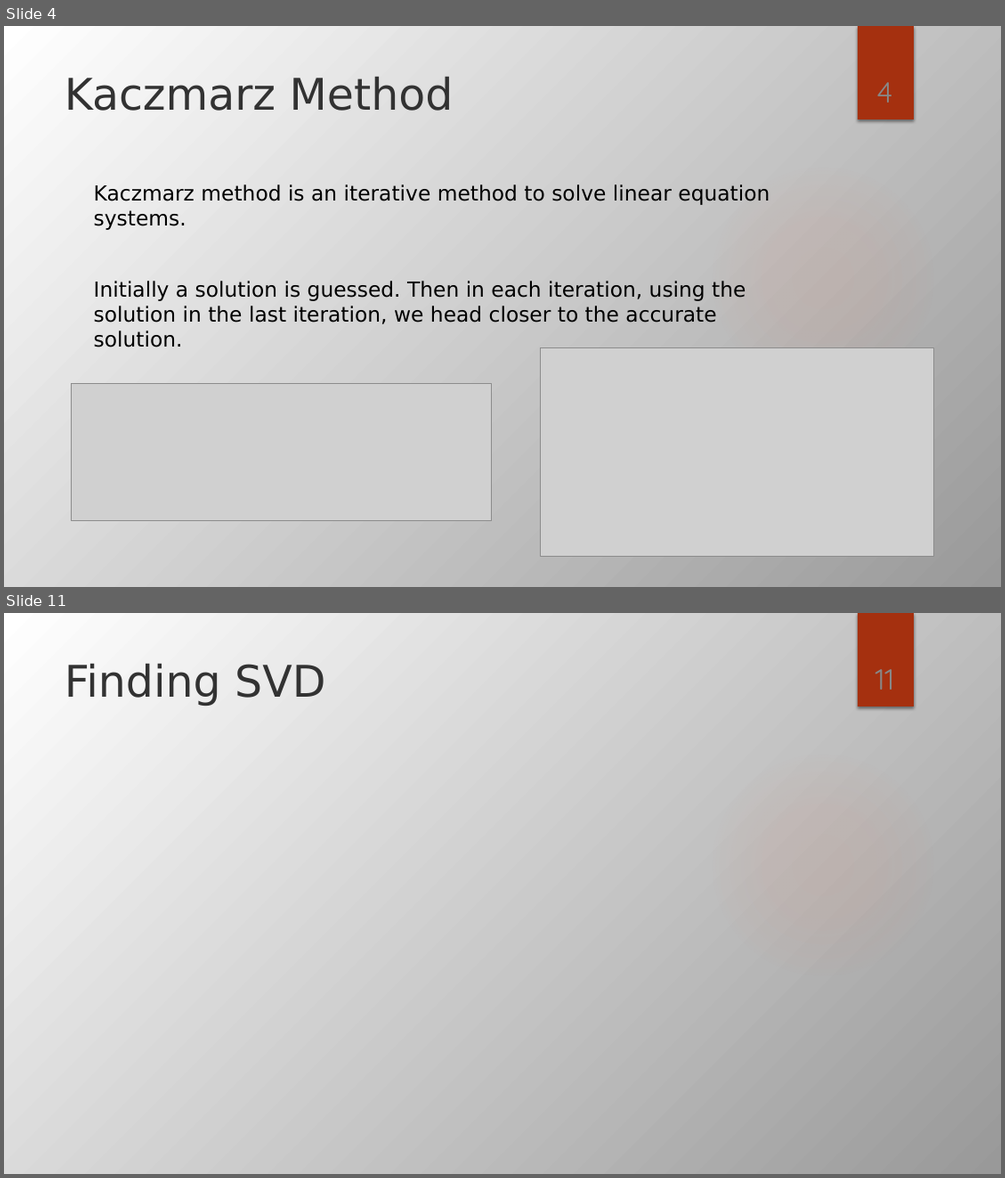
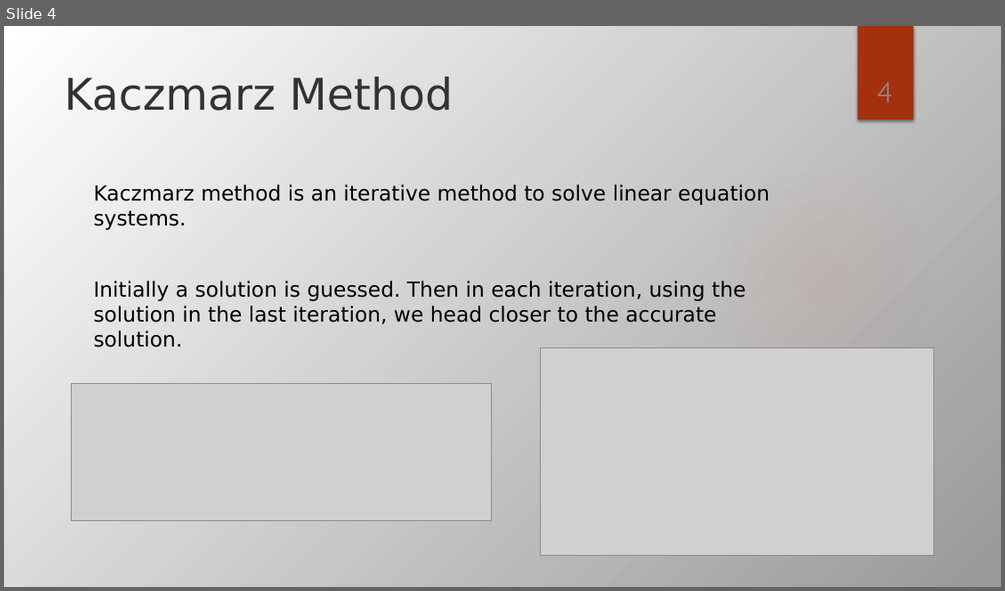
Before and after one commit to Yasin1406/SPL-1, a slide deck: SPL_Final_Presentation.pptx. Shown one above the other, each under a label of ours: slides 4 and 11 before the commit, slide 4 after it; the slides between them are not shown. The pictures are 1005x1178 and 1005x591 pixels, drawn with LibreOffice and Linux fonts; fonts in the diff are those of the drawing; grey boxes stand for pictures; background and template pictures are left out. Boxes give left, top, right and bottom in pixels: in the first picture for what was removed or moved away, otherwise in the second. Text is boxed around its words. In the diff, an @@ line names an element or a change of style, - is before the commit and + after.

```diff
--- a/SPL_Final_Presentation.pptx
+++ b/SPL_Final_Presentation.pptx
@@ slide 11 removed at box(4, 613, 1001, 1174), background gradient #FFFFFF to #999999; not listed: 2 template elements that a slide beside it also shows @@
@@ title removed at box(65, 663, 325, 706) @@
-Finding SVD
@@ page number removed at box(875, 669, 895, 690) @@
-11
```
Also in this commit, not shown: 17 other slides changed, 2 slides added, 1 other slide removed, 4 other files.
